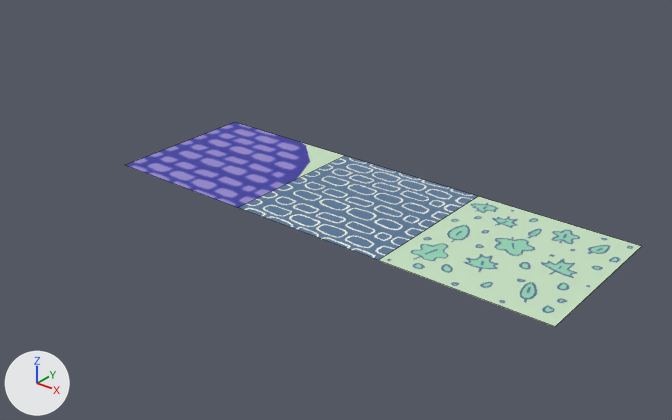
What one commit did to the Blender file gmtk-jammin/Assets/Art/gridmap.blend.
The view is the same before and after, from a 50 mm camera at (3.93, -7.86, 4.66) aimed at (-2.51, 0.19, -0.33). The lights are fixed; the arrows at lower left show +X, +Y and +Z. The older version comes first. Mesh edges are drawn as thin lines.
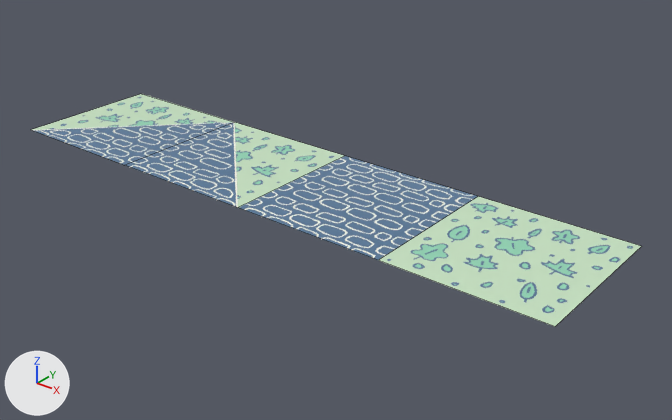
The change in detail:
Picture 'pathDiagonalTexture.png' (img_pathdiagonaltexture_png) is new.
Picture 'pathDiagonalTexture.png.001' (img_pathdiagonaltexture_png_001) is new.
Material 'Material.003' (mat_material_003) changes its picture from img_pathcornertexture_png to img_pathdiagonaltexture_png.
Material 'Material.005' (mat_material_005) is new.
Its texture is img_pathdiagonaltexture_png_001.
Mesh me_cube_004 is new.
It has 4 vertices, 1 face and spans x -1.0..1.0, y -1.0..1.0, z 1.0.
It uses material mat_material_005 (picture img_pathdiagonaltexture_png_001).
Object 'Cube.003' (ob_cube_003) is new; it shows me_cube_004.
Its location is (-6.0, 0.0, -1.0).
Its scale is (-1.0, 1.0, 1.0).

What differs and where, as boxes (x1, y1, x2, y2) in the pictures (672 x 420 px):
'Cube.002', surface changed
    both: (125, 122, 337, 208)
'Cube.003', added
    after: (32, 94, 234, 165)
